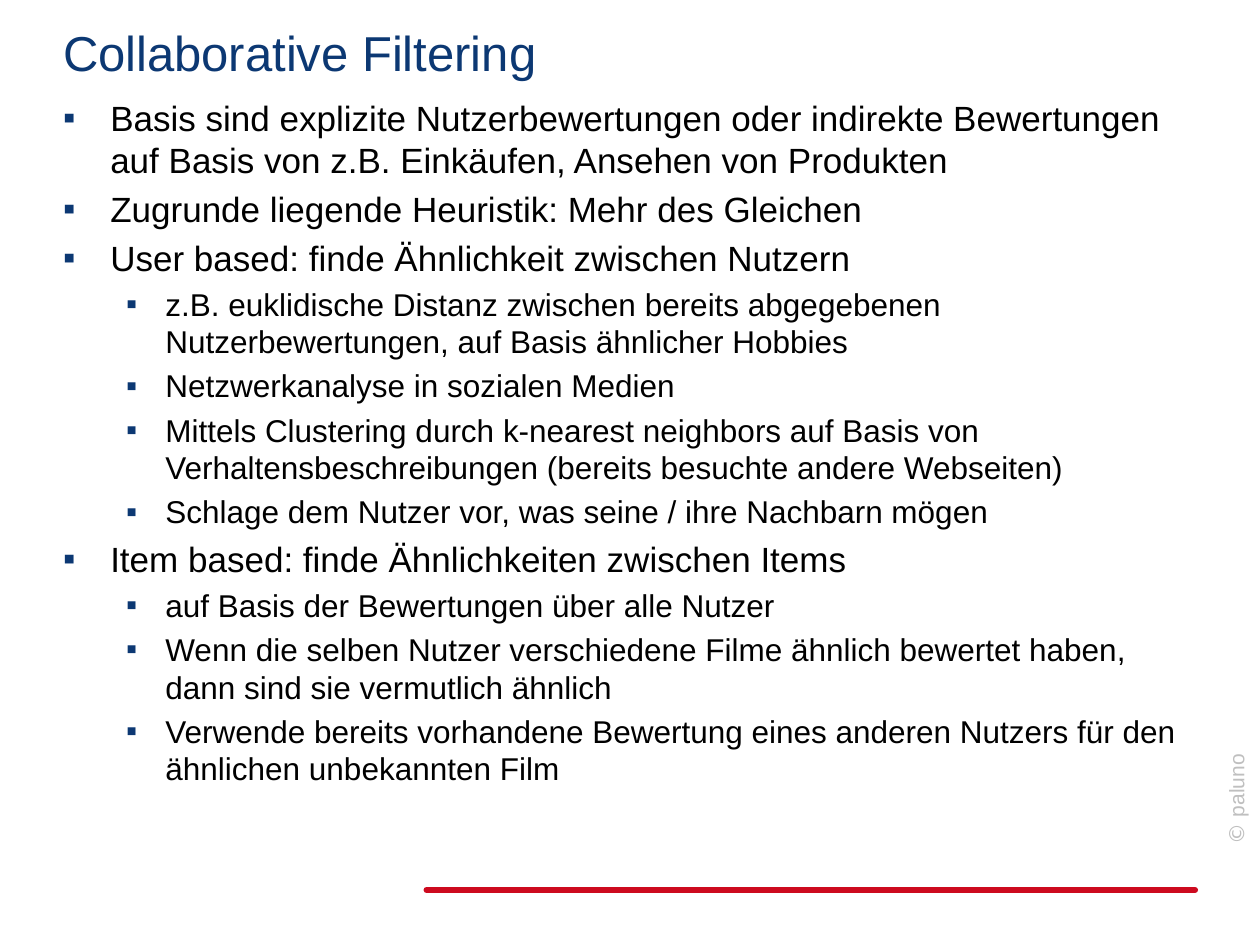
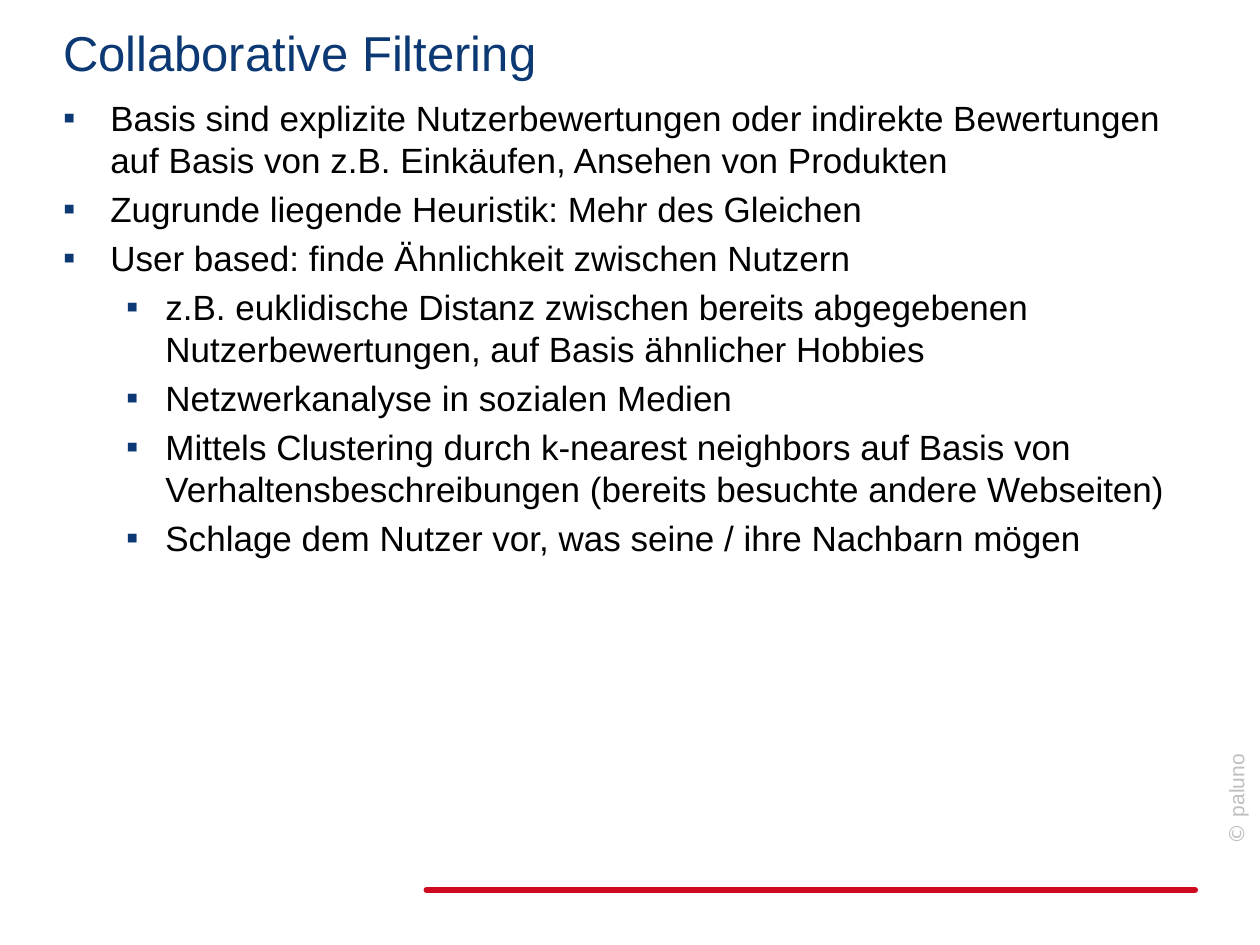
Before and after one commit to jabuettner/citavi, a slide deck: slide 5 of Diss (repo)/Recommender.pptx. Drawn at 1260x945 pixels with LibreOffice and Linux fonts; fonts in the diff are those of the drawing; background and template pictures are left out. Boxes give left, top, right and bottom in pixels: in the first picture for what was removed or moved away, otherwise in the second. Text is boxed around its words. In the diff, an @@ line names an element or a change of style, - is before the commit and + after.

```diff
--- a/Diss (repo)/Recommender.pptx
+++ b/Diss (repo)/Recommender.pptx
@@ text at (165, 294, 1164, 558): size 18 to 20 pt in "z.B. euklidische Distanz zwischen bereits abgegebenen Nutzer ...", "Netzwerkanalyse in sozialen Medien", "Mittels Clustering durch k-nearest neighbors auf Basis ...", "Schlage dem Nutzer vor, was seine / ..." @@
@@ text at (165, 594, 1176, 781): paragraphs removed @@
-▪ Item based: finde Ähnlichkeiten zwischen Items
-  ▪ auf Basis der Bewertungen über alle Nutzer
-  ▪ Wenn die selben Nutzer verschiedene Filme ähnlich bewertet haben, dann sind sie vermutlich ähnlich
-  ▪ Verwende bereits vorhandene Bewertung eines anderen Nutzers für den ähnlichen unbekannten Film
```
Also in this commit, not shown: 4 other slides changed, 12 slides added, 11 slides removed, 5 other files.
